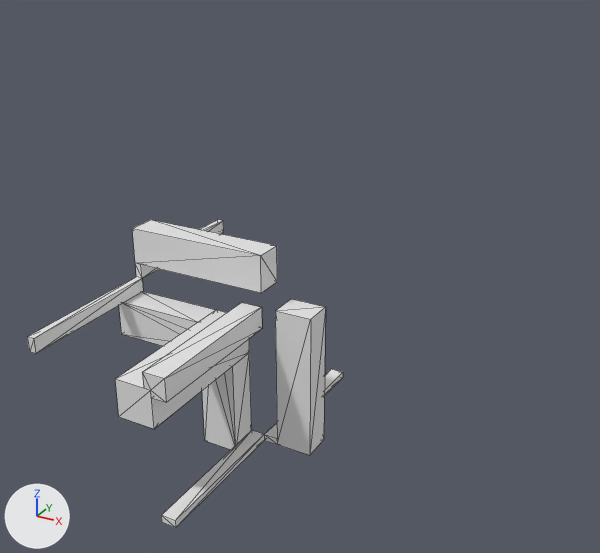
A saved change to the OBJ model Data/bmc/tiles_structure/t_030.obj.
One viewpoint serves both versions: a 50 mm camera at (1.246, -2.014, 1.143) aimed at (0.157, -0.034, 0.153). Lighting does not change. The marker at lower left points along +X, +Y and +Z. Mesh edges are drawn as thin lines. Where no turn or scale is listed for an object, it has been applied to the vertices.

Names of what the first picture shows: 't_030'.
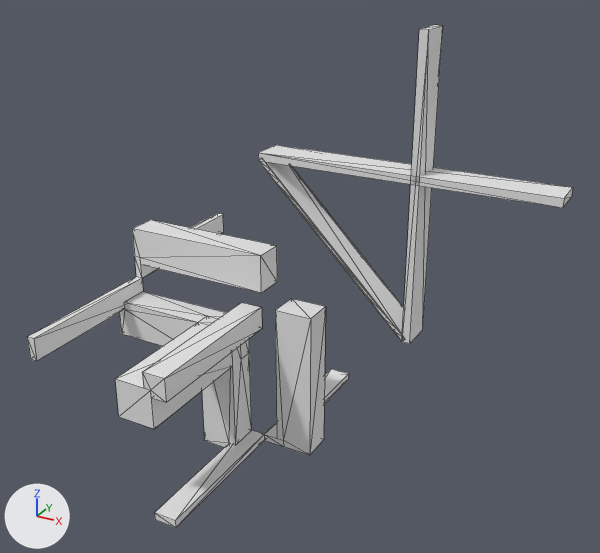
Where the change shows, as pixel boxes (x1, y1, x2, y2) in the pictures (600 x 553 px; the box of a moved part takes in the faces that stretch with it):
```json
{"object": "t_030", "change": "reshaped", "before": [27, 220, 343, 528], "after": [27, 25, 573, 528], "on screen": "73% wider, 63% taller"}
{"part": 1, "of": "me_t_030", "change": "added", "after": [258, 25, 573, 344]}
{"part": 2, "of": "me_t_030", "change": "moved or reshaped", "before": [27, 220, 343, 528], "after": [27, 213, 349, 528]}
```

Edits to the scene script, one JSON object a line:
```json
{"block": "me_t_030", "where": "# used by ob_t_030; location = (0.0, 0.0, 0.0)"}
{"op": "remove", "block": "me_t_030", "code": "me_t_030.from_pydata(...)  # 85 vertices, 160 faces; spans x -0.5..0.175, y -0.5..0.5, z -0.5..0.175"}
{"op": "add", "block": "me_t_030", "code": "me_t_030.from_pydata(...)  # 177 vertices, 355 faces; spans x -0.5..0.875, y -0.5..0.5, z -0.5..0.875"}
{"block": "me_t_030", "change": "me_t_030 part 1: a new loose piece of 92 vertices spanning x 0.0..0.875, y 0.0..0.1, z 0.0..0.875"}
{"block": "me_t_030", "change": "me_t_030 part 2"}
{"block": "me_t_030", "change": "35 vertices are removed from x -0.5..0.175, y -0.5..0.5, z -0.5..0.05"}
{"block": "me_t_030", "change": "128 faces are deleted"}
{"block": "me_t_030", "change": "2 vertices move from x -0.5, y -0.5..0.5, z -0.05..0.05 to x -0.475, y -0.5..0.5, z -0.075..0.075"}
{"block": "me_t_030", "change": "35 vertices are added at x -0.5..0.175, y -0.5..0.5, z -0.5..0.075"}
{"block": "me_t_030", "change": "143 new faces join them"}
```
